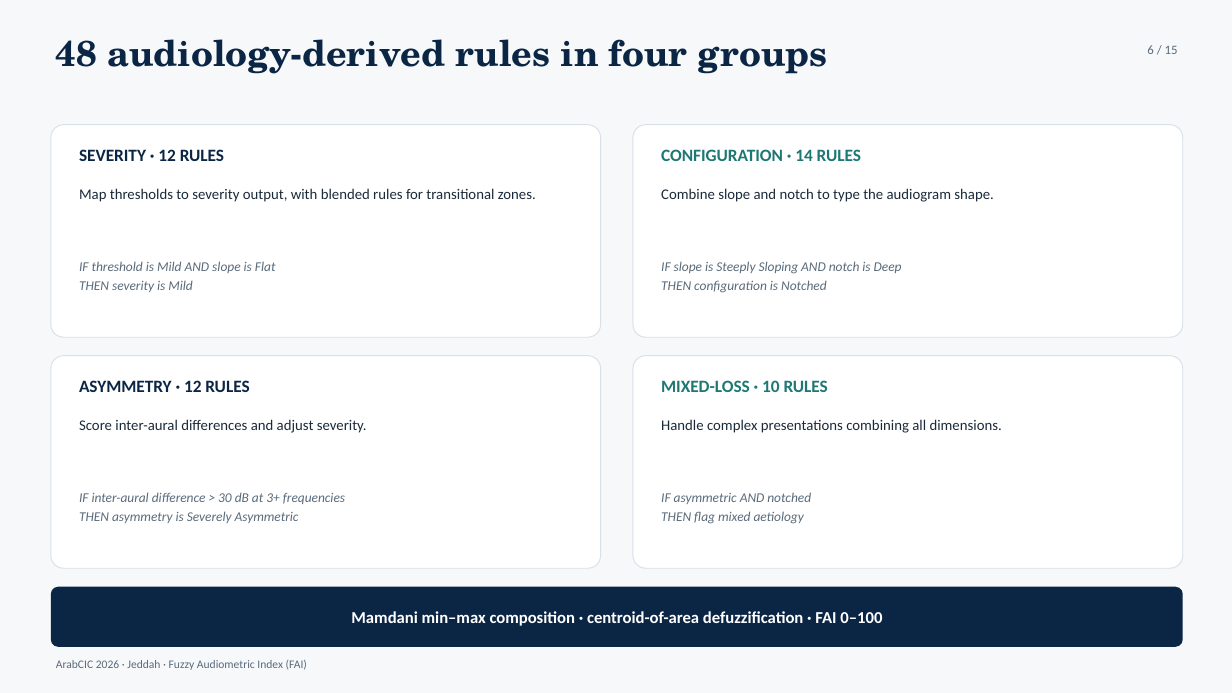
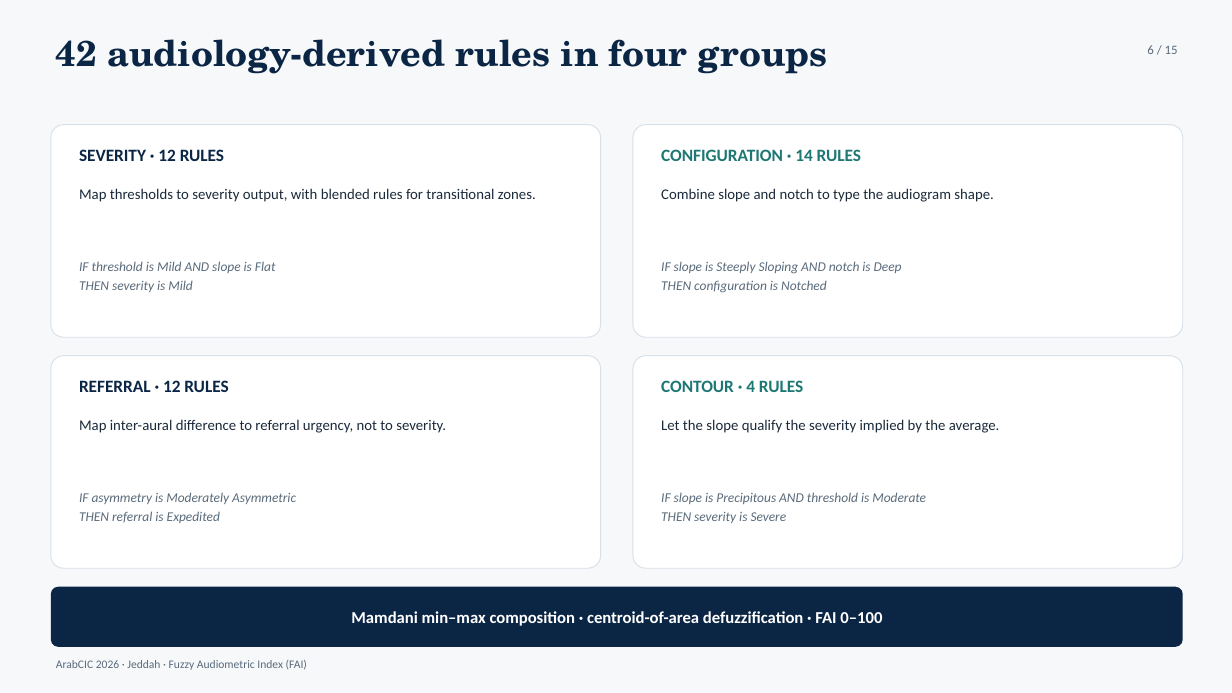
Before and after one commit to ameye/fuzzy-audiogram, a slide deck: slide 6 of arabcic2026/arabcic2026_fuzzy_audiogram.pptx. Drawn at 1232x693 pixels with LibreOffice and Linux fonts; fonts in the diff are those of the drawing. Boxes give left, top, right and bottom in pixels: in the first picture for what was removed or moved away, otherwise in the second. Text is boxed around its words. In the diff, an @@ line names an element or a change of style, - is before the commit and + after.

```diff
--- a/arabcic2026/arabcic2026_fuzzy_audiogram.pptx
+++ b/arabcic2026/arabcic2026_fuzzy_audiogram.pptx
@@ text at (56, 39, 828, 74): text changed @@
-48 audiology-derived rules in four groups
+42 audiology-derived rules in four groups
@@ text at (79, 380, 228, 392): text changed @@
-ASYMMETRY · 12 RULES
+REFERRAL · 12 RULES
@@ text at (661, 380, 803, 392): text changed @@
-MIXED-LOSS · 10 RULES
+CONTOUR · 4 RULES
@@ text at (79, 419, 446, 433): text changed @@
-Score inter-aural differences and adjust severity.
+Map inter-aural difference to referral urgency, not to severity.
@@ text at (661, 419, 1000, 433): text changed @@
-Handle complex presentations combining all dimensions.
+Let the slope qualify the severity implied by the average.
@@ text at (79, 492, 296, 523): text changed @@
-IF inter-aural difference > 30 dB at 3+ frequencies
-THEN asymmetry is Severely Asymmetric
+IF asymmetry is Moderately Asymmetric
+THEN referral is Expedited
@@ text at (661, 492, 926, 523): text changed @@
-IF asymmetric AND notched
-THEN flag mixed aetiology
+IF slope is Precipitous AND threshold is Moderate
+THEN severity is Severe
```
Also in this commit, not shown: 11 other slides changed, 46 other files.
